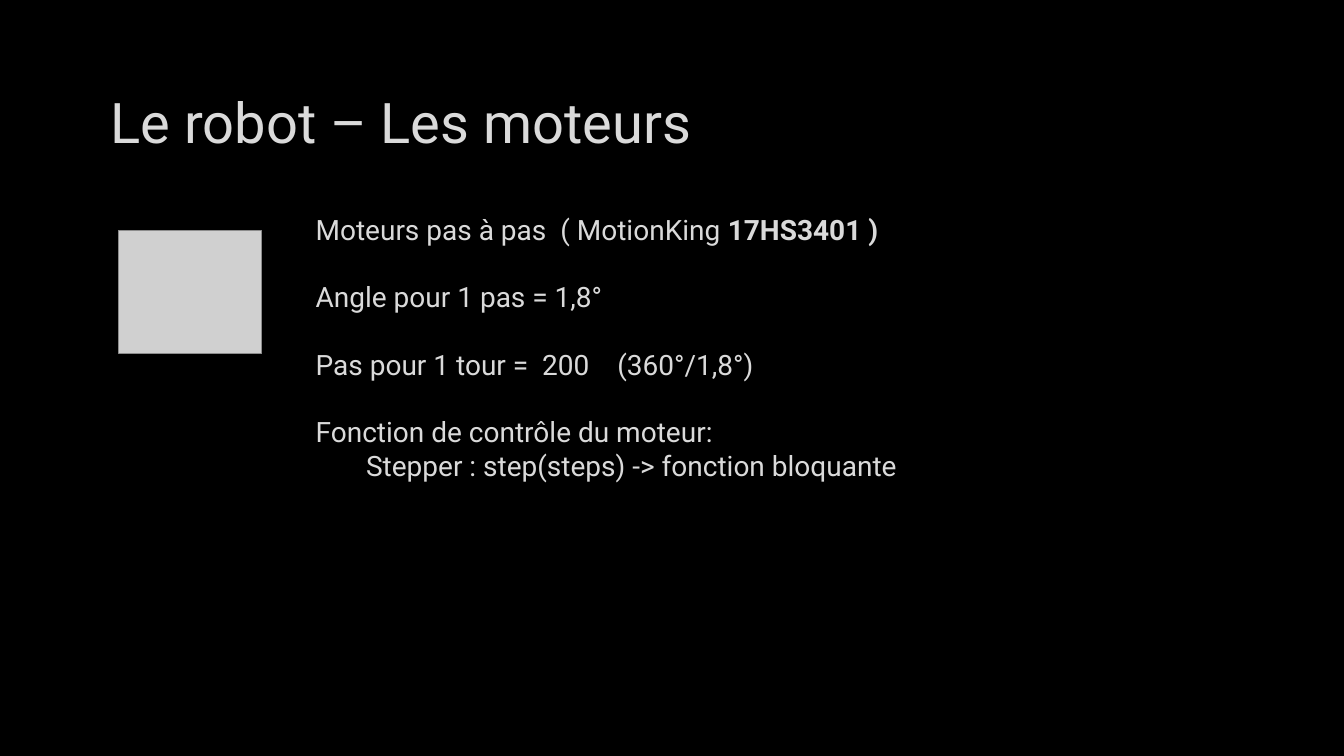
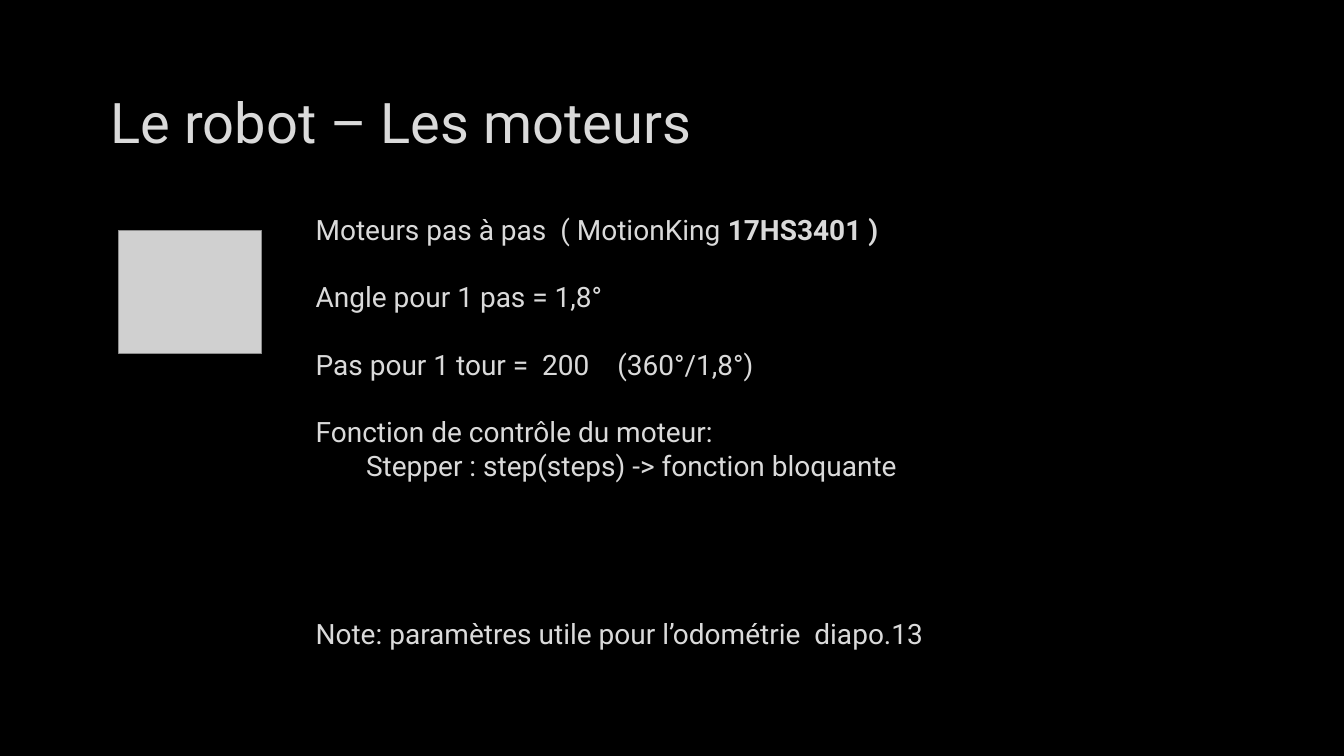
Before and after one commit to CyrilPy/BadMonkey, a slide deck: slide 10 of Gestion projet/Projet intégration robotique – IMERIR.pptx. Drawn at 1344x756 pixels with LibreOffice and Linux fonts; fonts in the diff are those of the drawing; grey boxes stand for pictures; background and template pictures are left out. Boxes give left, top, right and bottom in pixels: in the first picture for what was removed or moved away, otherwise in the second. Text is boxed around its words. In the diff, an @@ line names an element or a change of style, - is before the commit and + after.

```diff
--- a/Gestion projet/Projet intégration robotique – IMERIR.pptx
+++ b/Gestion projet/Projet intégration robotique – IMERIR.pptx
@@ text at <box>316,623,922,650</box>: paragraph added @@
+Note: paramètres utile pour l’odométrie diapo.13
```
Also in this commit, not shown: 1 other slide changed.
